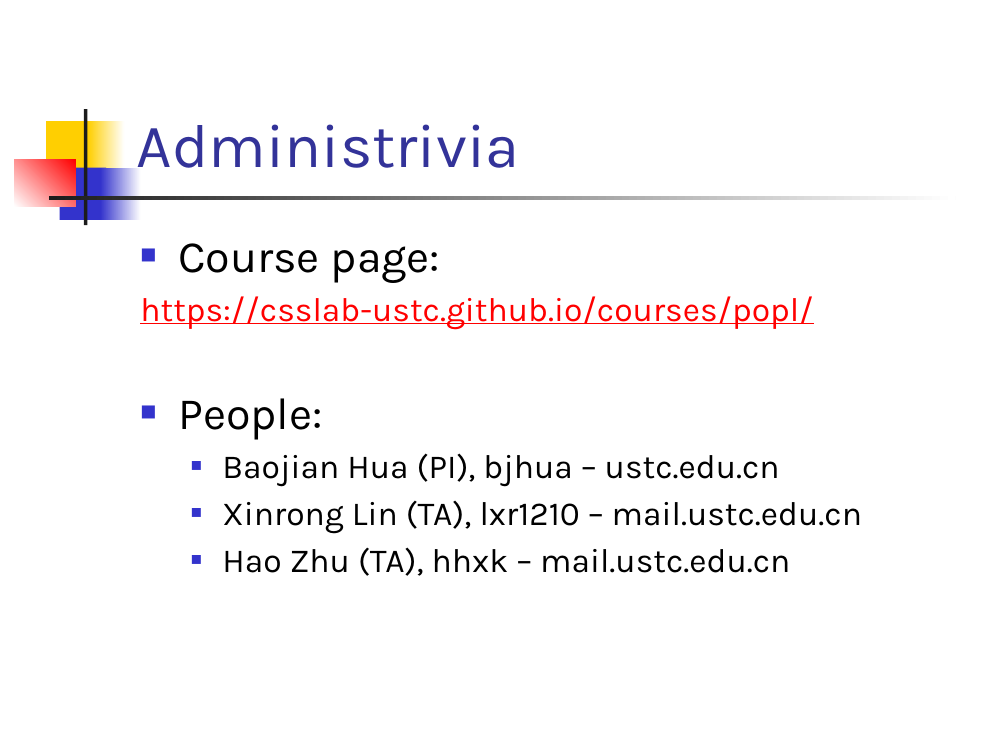
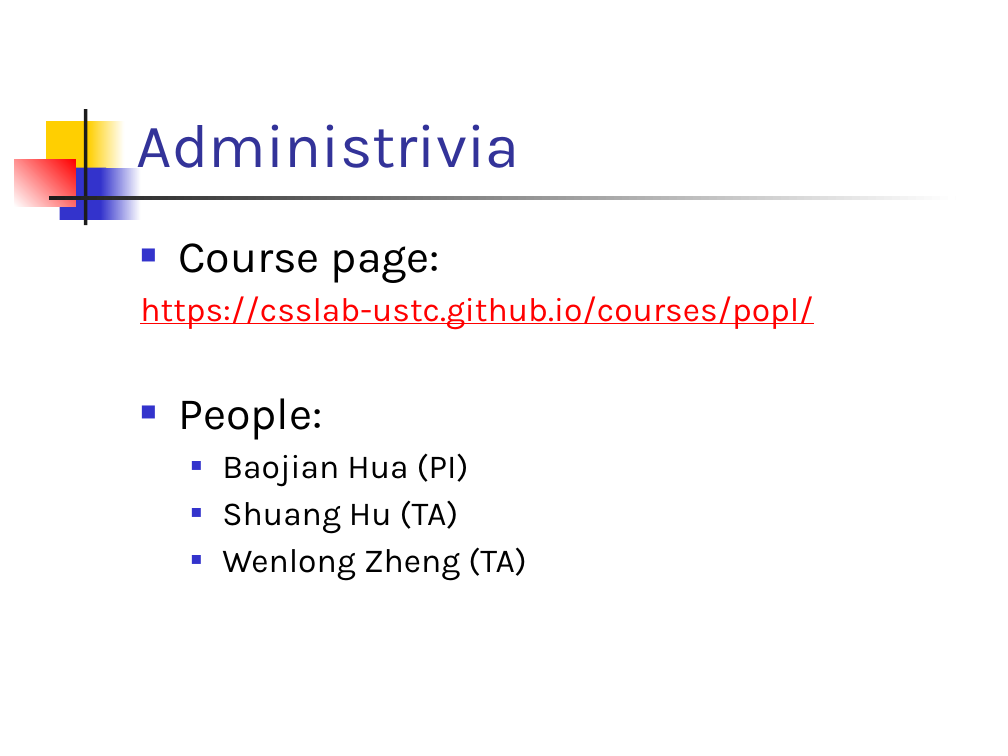
Before and after one commit to csslab-ustc/csslab-ustc.github.io, a slide deck: slide 10 of courses/popl/slides/lec01-overview.pptx. Drawn at 1008x756 pixels with LibreOffice and Linux fonts; fonts in the diff are those of the drawing. Boxes give left, top, right and bottom in pixels: in the first picture for what was removed or moved away, otherwise in the second. Text is boxed around its words. In the diff, an @@ line names an element or a change of style, - is before the commit and + after.

Commit message:
revise slides

```diff
--- a/courses/popl/slides/lec01-overview.pptx
+++ b/courses/popl/slides/lec01-overview.pptx
@@ text at box(222, 453, 527, 581): text changed @@
-  ■ Baojian Hua (PI), bjhua – ustc.edu.cn
-  ■ Xinrong Lin (TA), lxr1210 – mail.ustc.edu.cn
-  ■ Hao Zhu (TA), hhxk – mail.ustc.edu.cn
+  ■ Baojian Hua (PI)
+  ■ Shuang Hu (TA)
+  ■ Wenlong Zheng (TA)
```
Also in this commit, not shown: 1 other slide changed.
